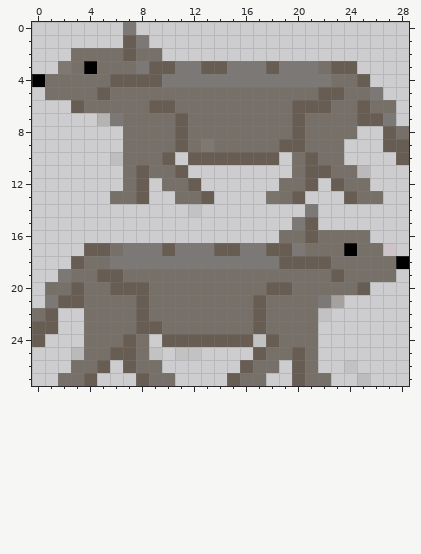
Two states of a pixel-art sprite, images/wolf2.png. This is how it looked before the edit.
The file is 29x28 pixels. Pixels under 10% opacity are left out. Colours within 5 levels of each other are drawn and written as one.
The same view after the edit:
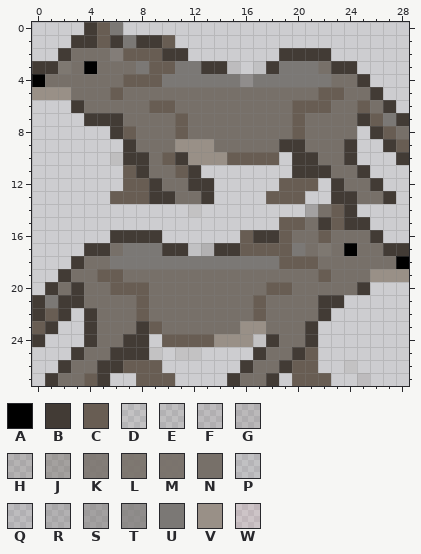
Palette (. is transparent): A #000000  B #423b35  C #685d53  D #7770691f  E #7770692a  F #77706930  G #77706936  H #77706947  J #7770697a  K #777069db  L #777069ea  M #777069f4  N #777069  P #7b787524  Q #7b787533  R #7b787555  S #7b787583  T #7b7875bf  U #7b7875  V #999087  W #d0909025
Diff:
@@ x 0..28 @@
- 0 .......U.....................
- 1 .......CU....................
- 2 ...NNNNCNN...................
- 3 ..LNANNNUCCUUCCUUUCUUUNCC....
- 4 ANNNNNCCCCUUUUUUUUUUUUUNNC...
- 5 .NNNNCNNNNNNNNNNNNNNNNCCNNU..
- 6 ...CNNNNNCCNNNNNNNNNCCCNNCNN.
- 7 .....HUNNNNCNNNNNNNNCNNNNCCU.
- 8 .......NNNNCNNNNNNNNCNNNN..CN
- 9 .......NNNNCNLNNNNNCCNNN...CC
-10 ......ENNNC.CCCCCCC.NCNN....C
-11 .......NCNNC........NCCNNG...
-12 .......NC.NNC......NNC.CNN...
-13 ......NNC..NNC....MNC...CNN..
-14 ............D........U.......
-15 ....................UC.......
-16 ...................NNCNNNN...
-17 ....CCNUUUCUUUCCUUCCUNNNANNW.
-18 ...CNNUUUUUUUUUUUUUCCCCNNNNNA
-19 ..UNNCCNNNNNNNNNNNNNNNNCNNNN.
-20 .NNCNNCCCNNNNNNNNNCCNNNNNC...
-21 .UCCNNNNCNNNNNNNNCNNNNUJ.....
-22 NC..NNNNCNNNNNNNNCNNNND......
-23 CC..NNNNCCNNNNNNNCNNNN.......
-24 C...NNNCN.CCCCCCCDCNNN.......
-25 ...GNNCCND.DD....CNNCN.......
-26 ...NNC.CNN......CNN.CN..D....
-27 ..NNC...CNN....CNN..CNN..F...
+ 0 ....BCU......................
+ 1 ...BBCBUBBC..................
+ 2 ..BNNNKCCCBB.......BBBB......
+ 3 BBLNANNNUCCUUBBQ.PBUUUNBB....
+ 4 ANNNNNNCCCUUUUUUTUUUUUUNNB...
+ 5 VVVNNNCNNNNNNNNNNNNNNNCCNNB..
+ 6 ...BNNNNNCCNNNNNNNNNCCCNNCNB.
+ 7 ....BBBNNNNCNNNNNNNNCNNNNBCUB
+ 8 ......BCNNNCNNNNNNNNCNNNN.BCN
+ 9 .......BNNNVVVNNNNNBBNNNB..BC
+10 ......EBBNCBVVVCCCC.BBNNB...B
+11 .......CBNNCB.......BBBNNB...
+12 .......CCBNNBB.....CCC.BNNB..
+13 ......CCCBBNNB....CCC..BBNNB.
+14 ............D........SNCB....
+15 ...................CCNBCBB...
+16 ......BBBB......CBBCNNCNNNB..
+17 ....BBNUUUBBPRBBCCCCUNLNANNBB
+18 ...BNNUUUUUUUUUUUUUCCCNNNNNNA
+19 ..BNNCCNNNNNNNNNNNNNNNCNNNVVV
+20 .BNBNNCCCNNNNNNNNNCCNNNNNB...
+21 BUBBNNNNCNNNNNNNNCNNNNBB.....
+22 BCB.BNNNCNNNNNNNNCNNNNB......
+23 CB..BNNNBCNNNNNNVVNNNB.......
+24 B...BNNBB.CCCCVVVDBNNB.......
+25 ...BNNBBBD.DD....BNNBC.......
+26 ..BNNBBCCC......BNNBCC..D....
+27 .BNNCB..CCC....BNNB.CCC..F...
